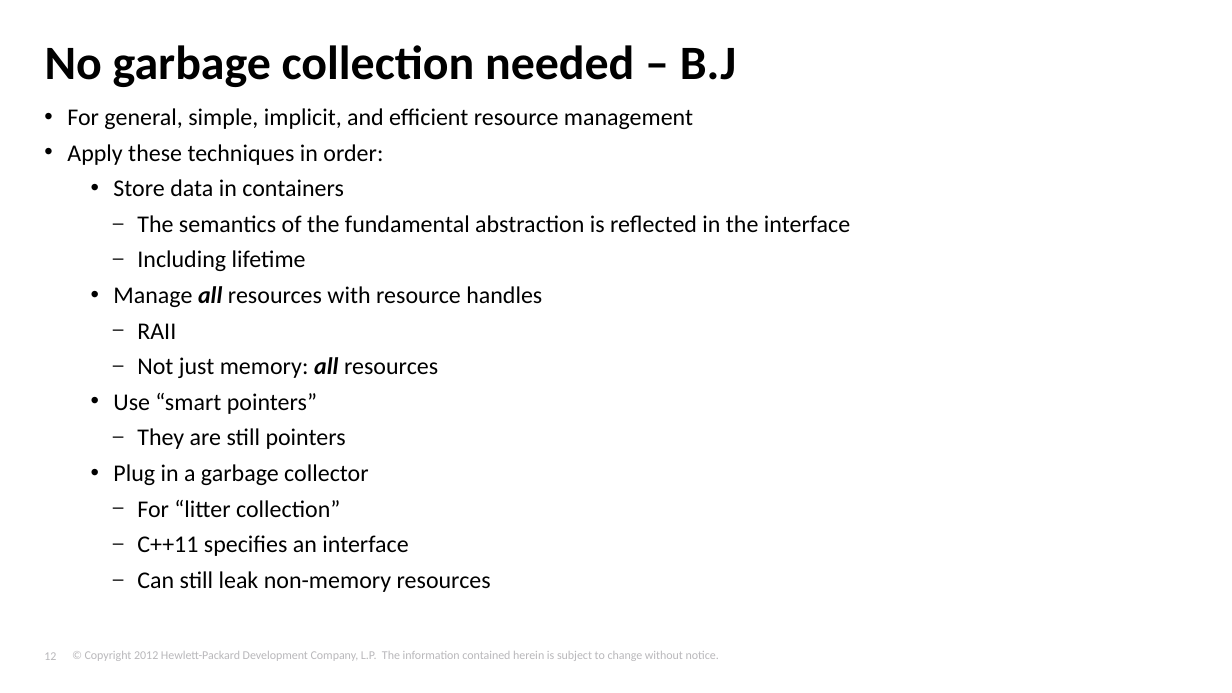
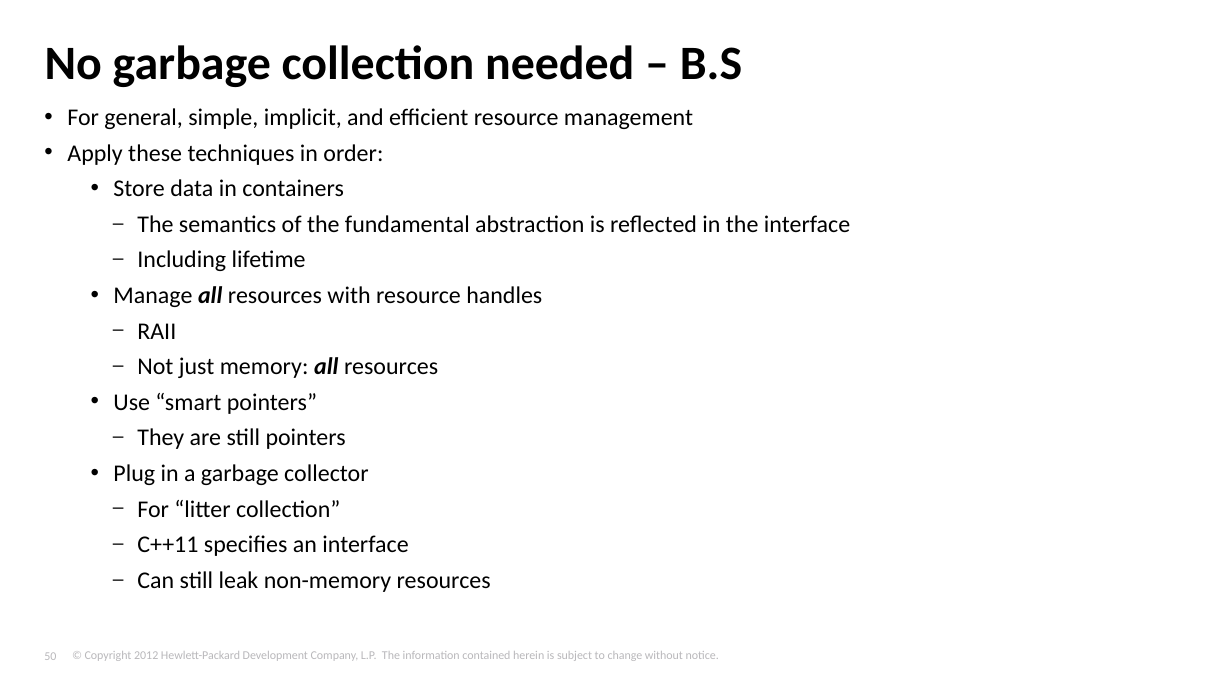
Before and after one commit to tjliupeng/CPP11, a slide deck: slide 50 of C++11.pptx (slide 12 before the commit). Drawn at 1232x693 pixels with LibreOffice and Linux fonts; fonts in the diff are those of the drawing; background and template pictures are left out. Boxes give left, top, right and bottom in pixels: in the first picture for what was removed or moved away, otherwise in the second. Text is boxed around its words. In the diff, an @@ line names an element or a change of style, - is before the commit and + after.

```diff
--- a/C++11.pptx
+++ b/C++11.pptx
@@ title at box(45, 45, 742, 87): text changed @@
-No garbage collection needed – B.J
+No garbage collection needed – B.S
@@ page number at box(44, 652, 56, 660): text changed @@
-12
+50
```
Also in this commit, not shown: 6 other slides changed, 46 slides added, 15 slides removed, 1 other file.
